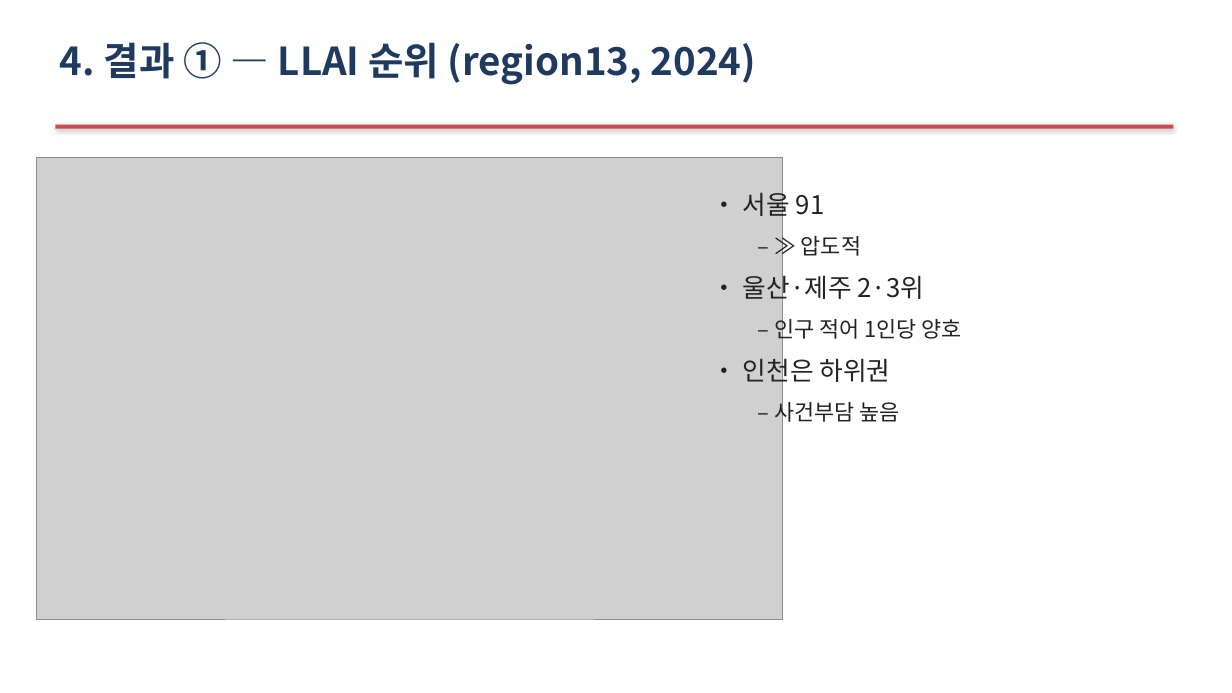
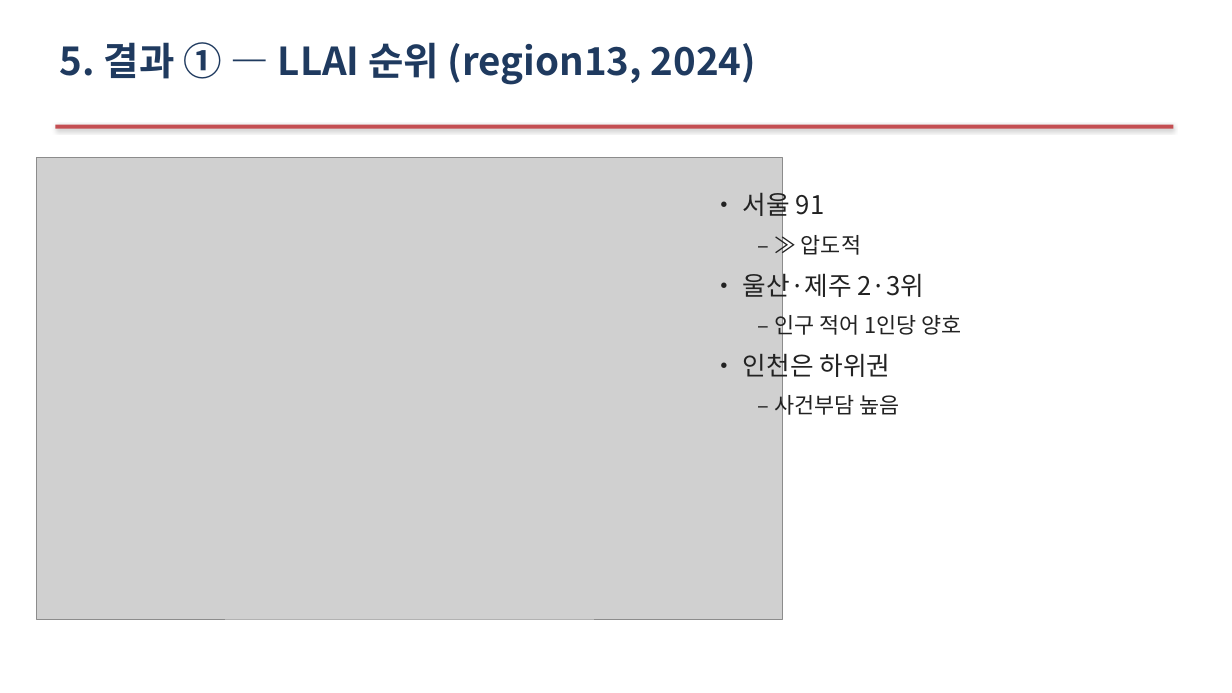
Before and after one commit to Allenkeem/llai-project, a slide deck: slide 7 of reports/발표자료.pptx (slide 5 before the commit). Drawn at 1232x693 pixels with LibreOffice and Linux fonts; fonts in the diff are those of the drawing; grey boxes stand for pictures. Boxes give left, top, right and bottom in pixels: in the first picture for what was removed or moved away, otherwise in the second. Text is boxed around its words. In the diff, an @@ line names an element or a change of style, - is before the commit and + after.

```diff
--- a/reports/발표자료.pptx
+++ b/reports/발표자료.pptx
@@ text at (x1=60, y1=42, x2=756, y2=85): text changed @@
-4. 결과 ① — LLAI 순위 (region13, 2024)
+5. 결과 ① — LLAI 순위 (region13, 2024)
@@ text "• 서울 91" at (x1=743, y1=188, x2=962, y2=419): less space between paragraphs @@
```
Also in this commit, not shown: 10 other slides changed, 2 slides added, 2 other files.
